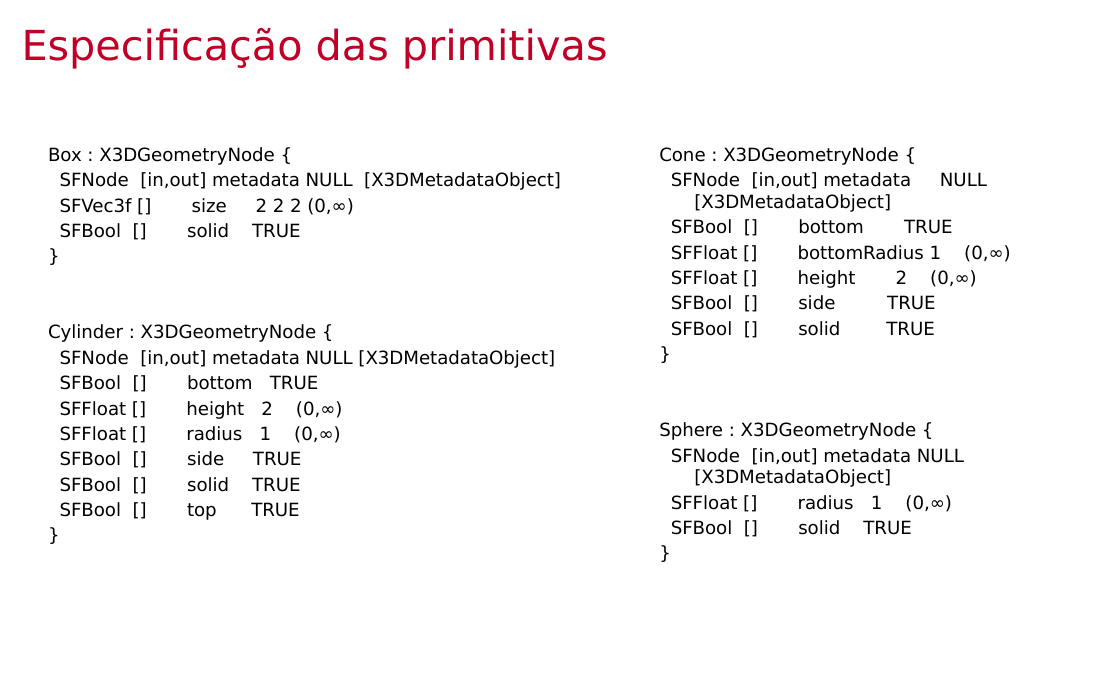
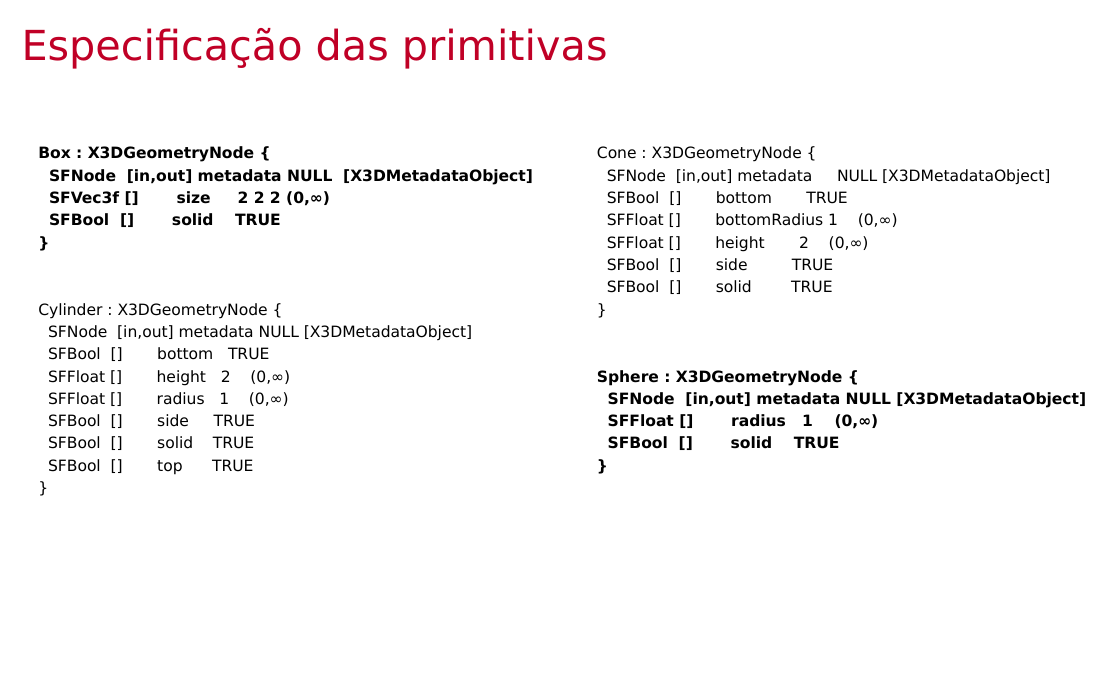
Before and after one commit to lpsoares/ComputacaoGrafica, a slide deck: slide 9 of content/aulas/13-primitivas_geometricas/aula13_primitivas_geometricas.pptx (slide 8 before the commit). Drawn at 1120x700 pixels with LibreOffice and Linux fonts; fonts in the diff are those of the drawing; background and template pictures are left out. Boxes give left, top, right and bottom in pixels: in the first picture for what was removed or moved away, otherwise in the second. Text is boxed around its words. In the diff, an @@ line names an element or a change of style, - is before the commit and + after.

```diff
--- a/content/aulas/13-primitivas_geometricas/aula13_primitivas_geometricas.pptx
+++ b/content/aulas/13-primitivas_geometricas/aula13_primitivas_geometricas.pptx
@@ text "Box : X3DGeometryNode {": place and size @@
-text "Box : X3DGeometryNode {" at [48, 147, 561, 520]
+text "Box : X3DGeometryNode {" at [38, 146, 533, 475]
@@ text "Box : X3DGeometryNode {" at [38, 146, 533, 475]: size 11.7 to 10 pt; bold on in "Box : X3DGeometryNode {", "SFNode [in,out] metadata NULL [X3DMetadataObject]", "SFVec3f [] size 2 2 2 (0,∞)", "SFBool [] solid TRUE" and 1 more places @@
@@ text "Cone : X3DGeometryNode {": place and size @@
-text "Cone : X3DGeometryNode {" at [659, 147, 1011, 535]
+text "Cone : X3DGeometryNode {" at [597, 146, 1086, 449]
@@ text "Cone : X3DGeometryNode {" at [597, 146, 1086, 449]: size 11.7 to 10 pt; bold on in "Sphere : X3DGeometryNode {", "SFNode [in,out] metadata NULL [X3DMetadataObject]", "SFFloat [] radius 1 (0,∞)", "SFBool [] solid TRUE" and 1 more places @@
```
Also in this commit, not shown: 1 slide added, 7 other files.
